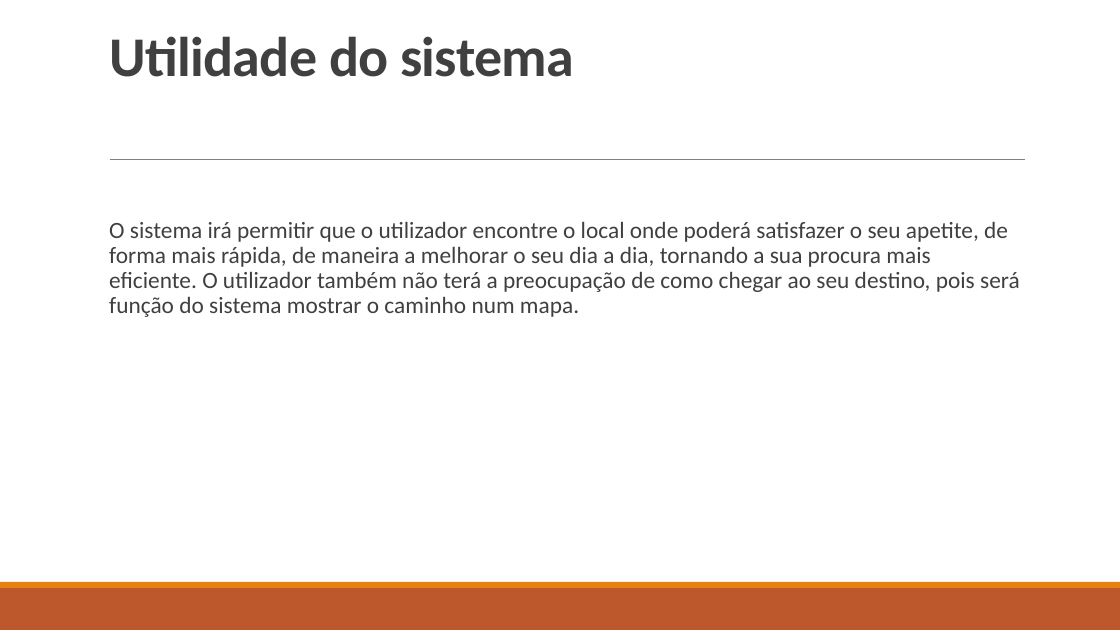
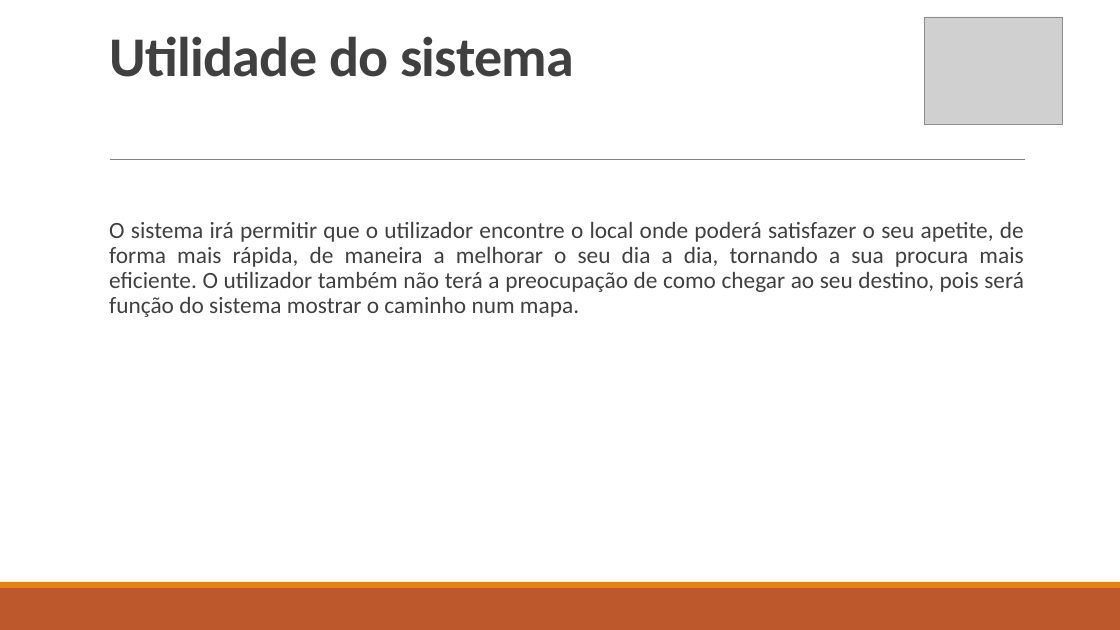
Before and after one commit to natawild/LI4-16-17, a slide deck: slide 8 of Etapa1/Apresentação1fase.pptx. Drawn at 1120x630 pixels with LibreOffice and Linux fonts; fonts in the diff are those of the drawing; grey boxes stand for pictures. Boxes give left, top, right and bottom in pixels: in the first picture for what was removed or moved away, otherwise in the second. Text is boxed around its words. In the diff, an @@ line names an element or a change of style, - is before the commit and + after.

Commit message:
apresentação mais bonita

```diff
--- a/Etapa1/Apresentação1fase.pptx
+++ b/Etapa1/Apresentação1fase.pptx
@@ picture added at bbox=[924, 17, 1062, 124] @@
@@ text "O sistema irá permitir que ..." at bbox=[109, 222, 1024, 317]: alignment left to justified @@
```
Also in this commit, not shown: 10 other slides changed, 1 slide added, 1 slide removed, 1 other file.
